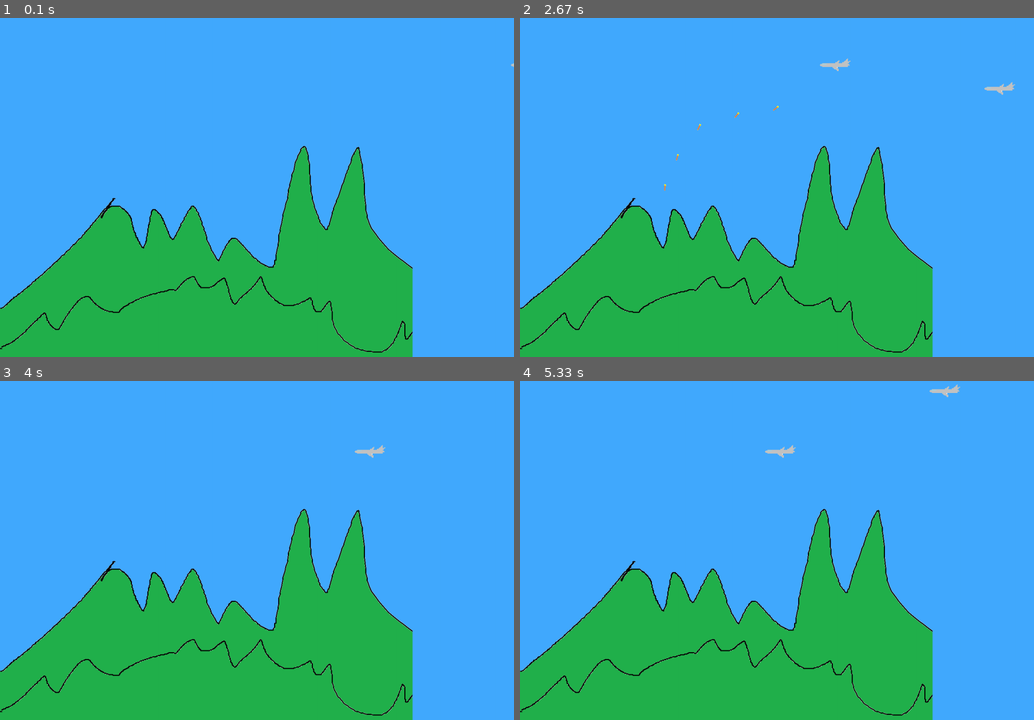
Above: before the commit, frames 1-4 (two rows, left to right).
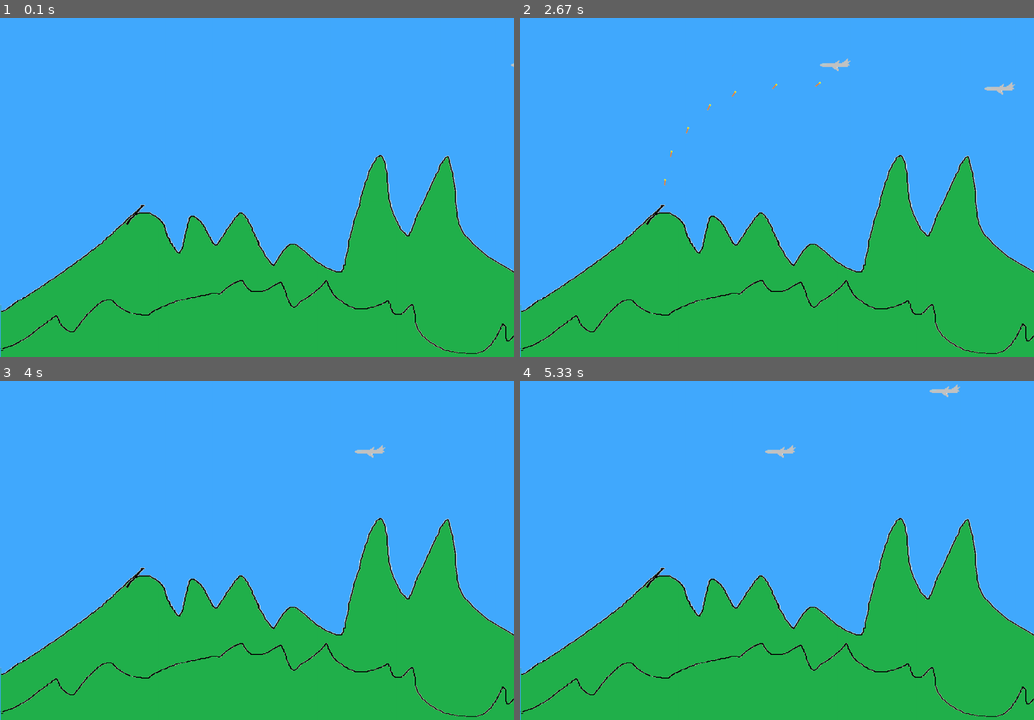
Above: after the commit, the same moments.

Repository: ViktorZhikharev/PyGameProject
Game: pygame game, started from main.py
The game is run twice, just before and just after one commit, with the same random seed, the same clock (stepped at 60 frames per second) and the same inputs.
Inputs:
- Up to frame 1 (0.1 s): no input
- Up to frame 2 (2.67 s): hold Space 0.33-0.8 s; hold Right 0.33-0.8 s; tap Space at 0.83 s; hold Space from 2.17 s (still down); hold Left from 2.17 s (still down)
- Up to frame 3 (4 s): release Space at 2.7 s; release Left at 2.7 s; hold Space 2.73-3.27 s; hold Left 2.73-3.27 s
- Up to frame 4 (5.33 s): no input

The runs differ from the first frame. In frame 1, 17% of the frame differs, in the area x 0-100%, y 37-100%; in frame 2, 17%, in the area x 0-100%, y 18-100%; in frame 3, 17%; in frame 4, 17%.

Commit message:
alpha 0.0.3 - добавлены крылатые ракеты, возможность менять направление стрельбы, красивые эффекты взрывов

Diff:
--- a/main.py
+++ b/main.py
@@ -20,7 +20,7 @@
 
 
 class Kaboom(pygame.sprite.Sprite):
-    def __init__(self, pos, image):
+    def __init__(self, pos, image, delay=10):
         super().__init__(all_sprites)
         self.image = load_image(image, -1)
         self.rect = self.image.get_rect()
@@ -28,7 +28,7 @@
         self.rect.bottom = height
         self.rect.x = pos[0]
         self.rect.y = pos[1]
-        self.ttl = 10
+        self.ttl = delay
 
     def update(self):
         if self.ttl != 0:
@@ -60,11 +60,14 @@
             if pygame.sprite.collide_mask(self, i) and type(i).__name__ == 'Fighter':
                 k = True
                 bang = i
+            if pygame.sprite.collide_mask(self, i) and type(i).__name__ == 'Rocket':
+                k = True
+                bang = i
         if not pygame.sprite.collide_mask(self, mountain) and not k:
             self.rect = self.rect.move(*self.vector.tuple())
         else:
             if k:
-                bang.kill()
+                bang.kill(True)
             Kaboom((self.rect.x, self.rect.y), 'kaboom.png')
             self.kill()
 
@@ -108,7 +111,7 @@
         self.vector = Vect(180, spd)
 
     def update(self):
-        if self.rect.x not in range(width) or self.rect.y not in range(height):
+        if self.rect.x not in range(-200, width) or self.rect.y not in range(- 200, height):
             self.kill()
         if not pygame.sprite.collide_mask(self, mountain):
             self.rect = self.rect.move(*self.vector.tuple())
@@ -118,64 +121,96 @@
     def __init__(self, pos):
         super().__init__(pos, 'bmb.png', 0.3)
 
+    def kill(self, key=False):
+        if key:
+            Kaboom((self.rect.x, self.rect.y - 50), 'bomberboom.png', 20)
+        super().kill()
+
 
 class Fighter(Plane):
     def __init__(self, pos):
         super().__init__(pos, 'fgt.png', 0.6)
 
-
-AA_vect = Vect(270, 1)
+    def kill(self, key=False):
+        if key:
+            Kaboom((self.rect.x, self.rect.y - 25), 'fighterboom.png', 15)
+        super().kill()
+
+
+class Rocket(Plane):
+    def __init__(self, pos):
+        super().__init__(pos, 'rct.png', 1)
+
+    def kill(self, key=False):
+        if key:
+            Kaboom((self.rect.x, self.rect.y - 25), 'bomberboom.png', 20)
+        super().kill()
+
+
+AA_vect = Vect(270, 1.3)
 
 
 if __name__ == '__main__':
-    pygame.display.set_caption('PyGameProject')
-    pygame.init()
-    fc = 0
-    lvlcount = 240
-    clock = pygame.time.Clock()
-    all_sprites = pygame.sprite.Group()
-    mountain = Background('lvl1.png')
-    running = check = True
-    shoot = tl = tr = False
-    while running:
-        screen.fill((66, 170, 255))
-        all_sprites.draw(screen)
-        all_sprites.update()
-        dt = clock.tick(120)
-        for event in pygame.event.get():
-            if event.type == pygame.QUIT:
-                running = False
-            if event.type == pygame.KEYDOWN:
-                if event.key == pygame.K_SPACE:
-                    shoot = True
-                if event.key == pygame.K_LEFT:
-                    tl = True
-                if event.key == pygame.K_RIGHT:
-                    tr = True
-            if event.type == pygame.KEYUP:
-                if event.key == pygame.K_SPACE:
-                    shoot = False
-                if event.key == pygame.K_LEFT:
-                    tl = False
-                if event.key == pygame.K_RIGHT:
-                    tr = False
-        if shoot and fc % 12 == 0:
-            Bullet((420, 530), 'blt1.png')
-        if fc < 10000:
-            if fc % lvlcount == 0:
-                Bomber((width - 1, random.randint(0, 250)))
-        else:
-            if fc % lvlcount == 0:
-                if random.choice([True, False]):
+    while True:
+        pygame.display.set_caption('PyGameProject')
+        pygame.init()
+        fc = 0
+        lvlcount = 240
+        clock = pygame.time.Clock()
+        all_sprites = pygame.sprite.Group()
+        mountain = Background('lvl1.png')
+        running = check = True
+        shoot = tl = tr = False
+        while running:
+            screen.fill((66, 170, 255))
+            all_sprites.draw(screen)
+            all_sprites.update()
+            dt = clock.tick(120)
+            for event in pygame.event.get():
+                if event.type == pygame.QUIT:
+                    running = False
+                if event.type == pygame.KEYDOWN:
+                    if event.key == pygame.K_SPACE:
+                        shoot = True
+                    if event.key == pygame.K_LEFT:
+                        tl = True
+                    if event.key == pygame.K_RIGHT:
+                        tr = True
+                if event.type == pygame.KEYUP:
+                    if event.key == pygame.K_SPACE:
+                        shoot = False
+                    if event.key == pygame.K_LEFT:
+                        tl = False
+                    if event.key == pygame.K_RIGHT:
+                        tr = False
+            if shoot and fc % 8 == 0:
+                Bullet((420, 530), 'blt1.png')
+            if fc < 10000:
+                if fc % lvlcount == 0:
                     Bomber((width - 1, random.randint(0, 250)))
-                else:
-                    Fighter((width - 1, random.randint(0, 350)))
-        if tl:
-            AA_vect.turn(-1)
-        if tr:
-            AA_vect.turn(1)
-        fc += 1
-        if fc % 10000 == 0:
-            lvlcount //= 2
-        pygame.display.flip()
+            elif fc >= 10000 and fc < 100000:
+                if fc % lvlcount == 0:
+                    if random.choice([True, False]):
+                        Bomber((width - 1, random.randint(0, 250)))
+                    else:
+                        Fighter((width - 1, random.randint(0, 350)))
+            else:
+                if fc % lvlcount == 0:
+                    chose = random.randint(1,  5)
+                    if chose == 1 or chose == 2:
+                        Bomber((width - 1, random.randint(0, 250)))
+                    elif chose == 3 or chose == 4:
+                        Fighter((width - 1, random.randint(0, 350)))
+                    else:
+                        Rocket((width - 1, random.randint(0, 350)))
+            if tl:
+                AA_vect.turn(-1)
+            if tr:
+                AA_vect.turn(1)
+            fc += 1
+            if fc % 10000 == 0:
+                lvlcount //= 2
+            pygame.display.flip()
+        if not running:
+            break
     pygame.quit()
Binary file added: images/bomberboom.png
Binary file added: images/fighterboom.png
Binary file changed: images/kaboom.png
Binary file changed: images/lvl1.png
Binary file added: images/rct.png
